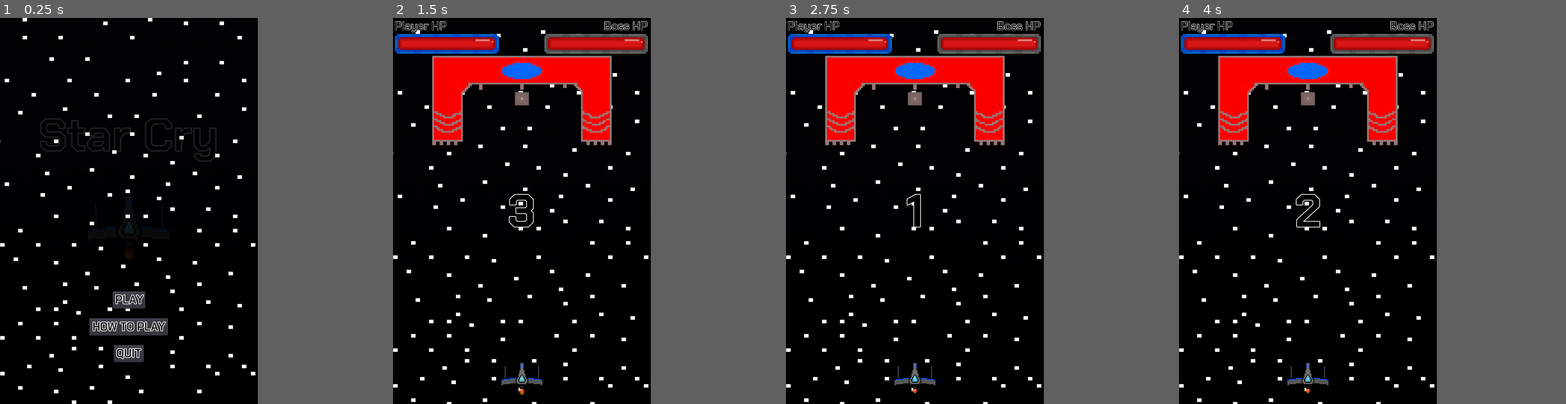
Above: before the commit, frames 1-4 (left to right).
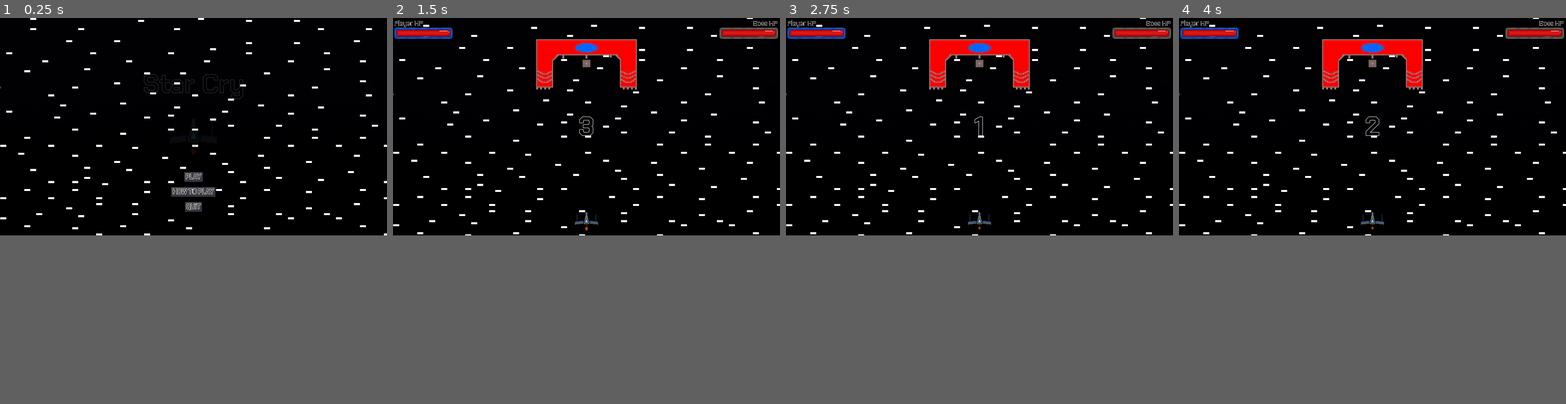
Above: after the commit, the same moments.

Repository: Cecilist/Final-BossFightBulletShooter
Game: Godot game, scene res://src/Menu/MainMenu.tscn
The game is run twice, just before and just after one commit, with the same random seed, the same clock (stepped at 60 frames per second) and the same inputs.
Inputs:
- Up to frame 1 (0.25 s): no input
- Up to frame 2 (1.5 s): click "PLAY" at 0.5 s; tap Enter (play_game) at 1.25, 1.35 s; hold D (move_right) from 1.28 s (still down)
- Up to frame 3 (2.75 s): tap Space (shoot) at 2, 2.1 s; release D (move_right) at 2.03 s; hold S (move_down) from 2.03 s (still down)
- Up to frame 4 (4 s): release S (move_down) at 2.78 s; hold D (move_right) 2.78-3.53 s; tap Tab (to_next_screen) at 2.85 s; tap Enter (play_game) at 3.5, 3.6 s; hold W (move_up) from 3.53 s (still down)
The window is 533x799 before the commit and 800x450 after it. Grey fills any space a smaller window leaves; there, only what the larger window draws over its background counts as a difference.

The runs differ from the first frame. In frame 1, 5.7% of the frame differs, in the area x 0-100%, y 0-100%; in frame 2, 13%; in frame 3, 13%; in frame 4, 13%.

Commit message:
Set up project for new HUD

Diff:
--- a/project/project.godot
+++ b/project/project.godot
@@ -66,7 +66,7 @@
 
 [display]
 
-window/size/width=720
+window/size/width=1920
 window/size/height=1080
 window/stretch/mode="2d"
 window/stretch/aspect="keep"
--- a/project/src/Background/Background.tscn
+++ b/project/src/Background/Background.tscn
@@ -32,6 +32,8 @@
 }
 
 [node name="Background" type="ParallaxBackground"]
+scale = Vector2( 2.379, 1 )
+transform = Transform2D( 2.379, 0, 0, 1, 0, 0 )
 script = ExtResource( 2 )
 
 [node name="ParallaxLayer" type="ParallaxLayer" parent="."]
--- a/project/src/HUD/HUD.tscn
+++ b/project/src/HUD/HUD.tscn
@@ -18,10 +18,6 @@
 [node name="HUD" type="Control"]
 anchor_right = 1.0
 anchor_bottom = 1.0
-margin_left = 842.79
-margin_top = -28.5088
-margin_right = 842.79
-margin_bottom = -28.5088
 __meta__ = {
 "_edit_use_anchors_": false
 }
@@ -54,7 +50,7 @@
 texture = ExtResource( 4 )
 
 [node name="BossHealthBar" type="Node2D" parent="."]
-position = Vector2( 568.224, 75 )
+position = Vector2( 1764.65, 75 )
 scale = Vector2( 0.5, 0.5 )
 
 [node name="BossHealth" type="Sprite" parent="BossHealthBar"]
--- a/project/src/Level/Level.tscn
+++ b/project/src/Level/Level.tscn
@@ -80,6 +80,7 @@
 
 [node name="Level" type="Node2D"]
 pause_mode = 2
+position = Vector2( 600, 0 )
 script = ExtResource( 5 )
 
 [node name="Player" parent="." instance=ExtResource( 1 )]
@@ -112,10 +113,10 @@
 [node name="Overlay" type="CanvasLayer" parent="."]
 
 [node name="HUD" parent="Overlay" instance=ExtResource( 6 )]
-margin_left = -0.657349
-margin_top = -2.81311
-margin_right = -0.657288
-margin_bottom = -2.81311
+margin_left = 0.0
+margin_top = 0.0
+margin_right = 0.0
+margin_bottom = 0.0
 
 [node name="PauseMenu" type="Control" parent="Overlay"]
 visible = false
--- a/project/src/Menu/MainMenu.tscn
+++ b/project/src/Menu/MainMenu.tscn
@@ -63,7 +63,7 @@
 }
 
 [node name="MainMenu" type="Node2D"]
-position = Vector2( 360, 540 )
+position = Vector2( 960, 540 )
 script = ExtResource( 3 )
 
 [node name="TitleLabel" type="Label" parent="."]
